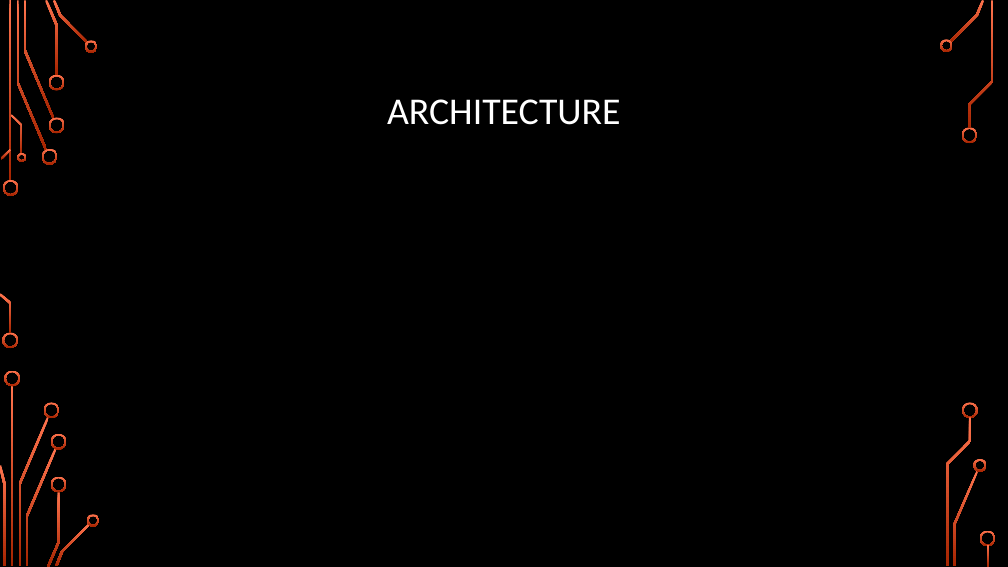
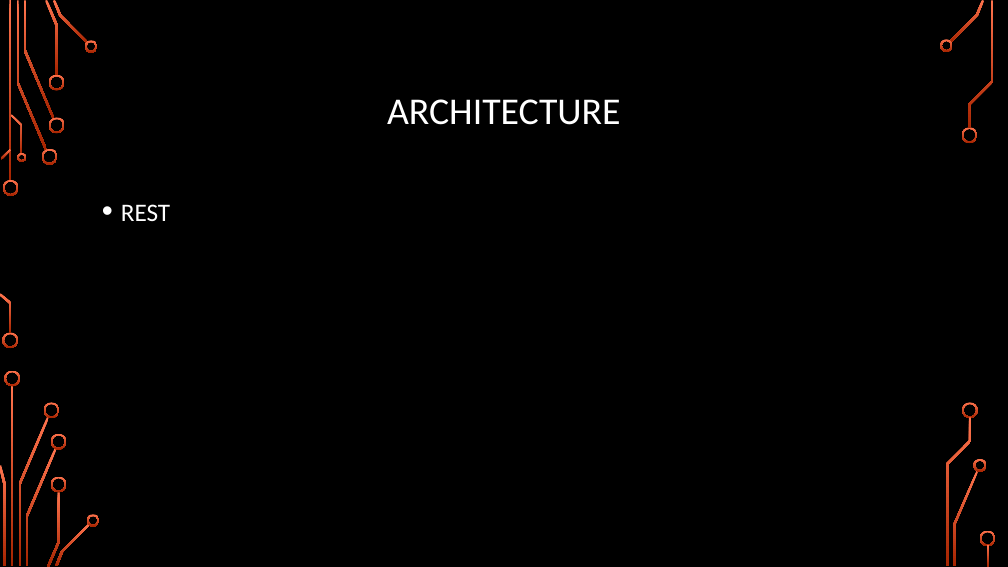
Before and after one commit to zipang29/gopiwan, a slide deck: slide 5 of Documents/diaporama_soutenance.pptx. Drawn at 1008x567 pixels with LibreOffice and Linux fonts; fonts in the diff are those of the drawing; background and template pictures are left out. Boxes give left, top, right and bottom in pixels: in the first picture for what was removed or moved away, otherwise in the second. Text is boxed around its words. In the diff, an @@ line names an element or a change of style, - is before the commit and + after.

```diff
--- a/Documents/diaporama_soutenance.pptx
+++ b/Documents/diaporama_soutenance.pptx
@@ text added at <box>121,204,170,221</box>, 24 pt, text #FFFFFF @@
+• REST
```
Also in this commit, not shown: 3 other slides changed, 1 slide added, 1 slide removed.
